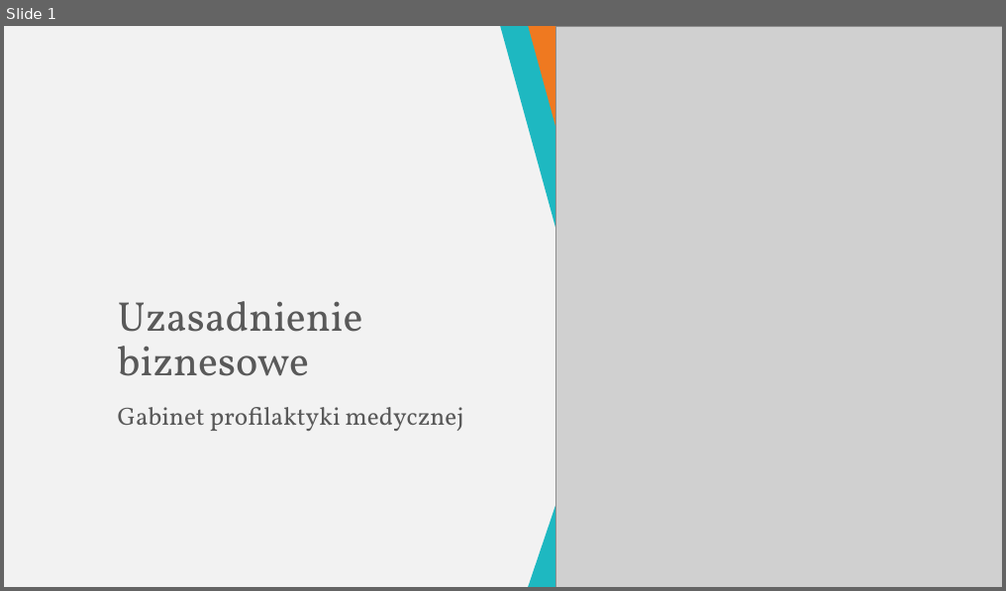
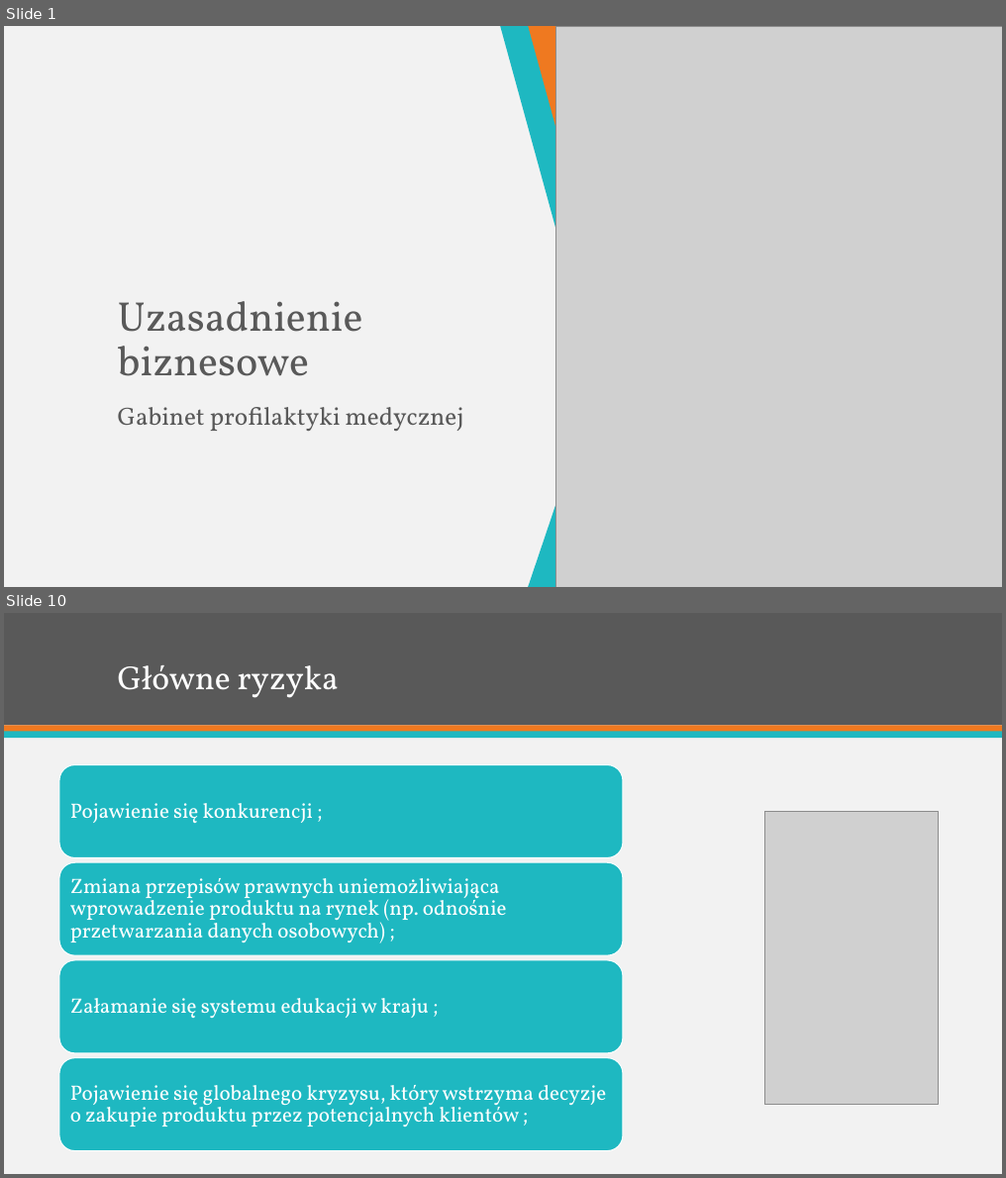
Before and after one commit to jakubpolczynski/Gabinet-Profilaktyki-Medycznej, a slide deck: Dokumentacja/Uzasadnienie biznesowe/Uzasadnienie biznesowe.pptx. Shown one above the other, each under a label of ours: slide 1 before the commit, slides 1 and 10 after it; the slides between them are not shown. The pictures are 1006x591 and 1006x1178 pixels, drawn with LibreOffice and Linux fonts; fonts in the diff are those of the drawing; grey boxes stand for pictures. Boxes give left, top, right and bottom in pixels: in the first picture for what was removed or moved away, otherwise in the second. Text is boxed around its words. In the diff, an @@ line names an element or a change of style, - is before the commit and + after.

```diff
--- a/Dokumentacja/Uzasadnienie biznesowe/Uzasadnienie biznesowe.pptx
+++ b/Dokumentacja/Uzasadnienie biznesowe/Uzasadnienie biznesowe.pptx
@@ slide 10 added at (4,613,1002,1174), background #F2F2F2 @@
@@ rectangle added at (4,613,1002,725), fill #595959 @@
@@ title added at (118,665,339,698), 32 pt, text #FFFFFF @@
+Główne ryzyka
@@ rectangle added at (4,725,1002,732), fill #EF7920 @@
@@ rectangle added at (4,731,1002,738), fill #1EB8C1 @@
@@ picture added at (764,812,939,1104) @@
@@ group added at (59,765,623,1152): 4 rounded rectangles, 4 texts @@
+Pojawienie się konkurencji ;
+Zmiana przepisów prawnych uniemożliwiająca wprowadzenie produktu na rynek (np. odnośnie przetwarzania danych osobowych) ;
+Załamanie się systemu edukacji w kraju ;
+Pojawienie się globalnego kryzysu, który wstrzyma decyzje o zakupie produktu przez potencjalnych klientów ;
```
Also in this commit, not shown: 1 slide changed, 7 other slides added, 10 slides removed.
